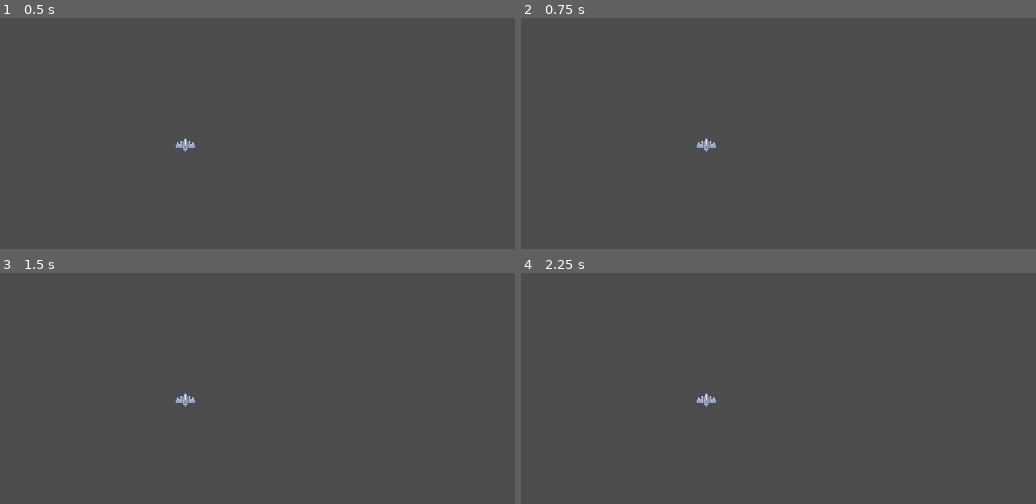
Above: before the commit, frames 1-4 (two rows, left to right).
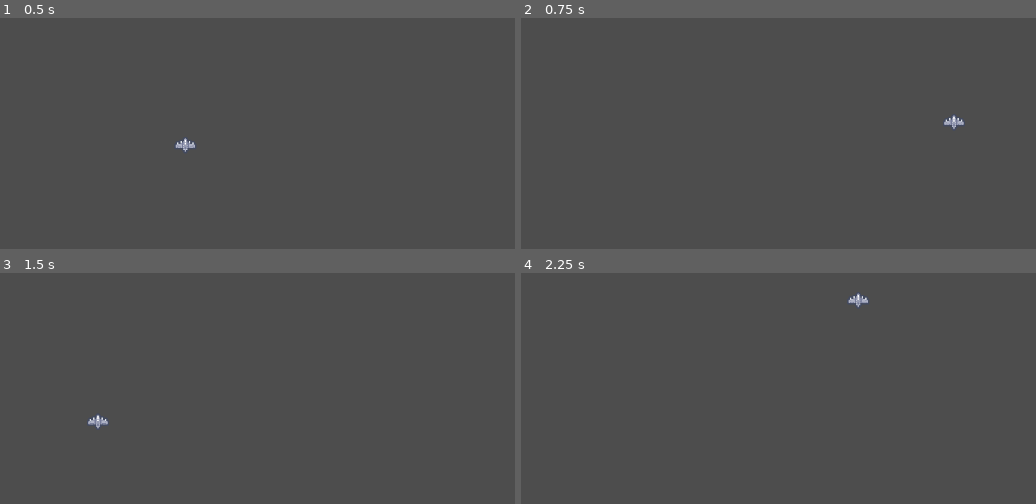
Above: after the commit, the same moments.

Repository: Trouperton/PIXELWINGS
Game: Godot game, scene res://Scenes/Test Scene.tscn
Same seed, same stepped clock (60 frames per second), same inputs: the game is played once before the commit and once after it. The project has no main scene, so this scene is started directly.
Inputs (mouse positions are in pixels of both pictures, inside the frame that each line leads up to):
- Up to frame 1 (0.5 s): no input
- Up to frame 2 (0.75 s): tap Enter at 0.5 s; move the mouse to (953, 121) at 0.52 s; click (953, 121) at 0.67 s
- Up to frame 3 (1.5 s): tap Space at 1.25 s; move the mouse to (97, 420) at 1.27 s; click (97, 420) at 1.42 s
- Up to frame 4 (2.25 s): tap Enter at 2 s; move the mouse to (860, 300) at 2.02 s; click (860, 300) at 2.17 s

Frame 1 is identical in both runs. In frame 2, 0.2% of the frame differs, in the area x 33-87%, y 41-59%; in frame 3, 0.2%, in the area x 17-38%, y 51-68%; in frame 4, 0.2%.

Commit message:
Update Ship_Controls.gd

Diff:
--- a/Scripts/Ship_Controls.gd
+++ b/Scripts/Ship_Controls.gd
@@ -2,6 +2,7 @@
 
 var lmbDown : bool = false
 var mouseMoved : bool = false
+var mousePosition : Vector2
 
 # Called when the node enters the scene tree for the first time.
 func _ready() -> void:
@@ -10,24 +11,20 @@
 
 # Called every frame. 'delta' is the elapsed time since the previous frame.
 func _process(delta: float) -> void:
-	pass
+	if lmbDown:
+		position = mousePosition
 
 func _input(event):
 	# Local Variables
 
 	# Main _input()
-
-	# Mouse in viewport coordinates.
+	# Checks which mouse buttons are pressed
 	if event is InputEventMouseButton:
 		if event.button_index == MOUSE_BUTTON_LEFT and event.pressed:
 			lmbDown = true
 		else:
 			lmbDown = false
+
+	# Updates mousePosition
 	if event is InputEventMouseMotion:
-		mouseMoved = true
-	else:
-		mouseMoved = false
-
-	if lmbDown and mouseMoved:
-		position = event.position
-		print("Moving Player")
+		mousePosition = event.position
